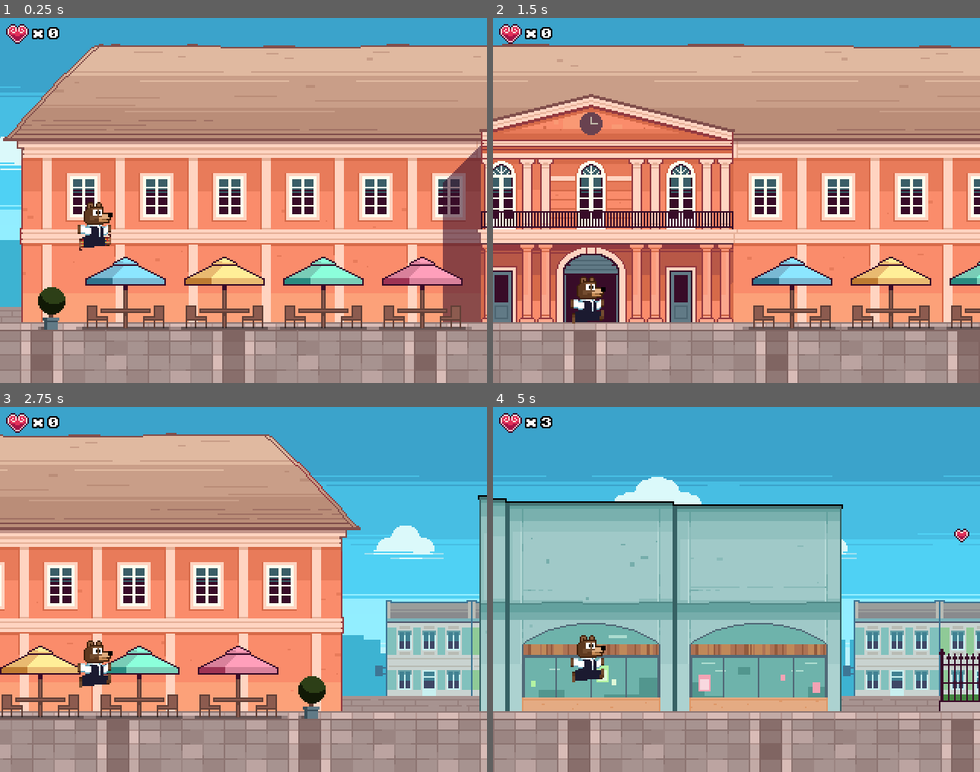
Above: before the commit, frames 1-4 (two rows, left to right).
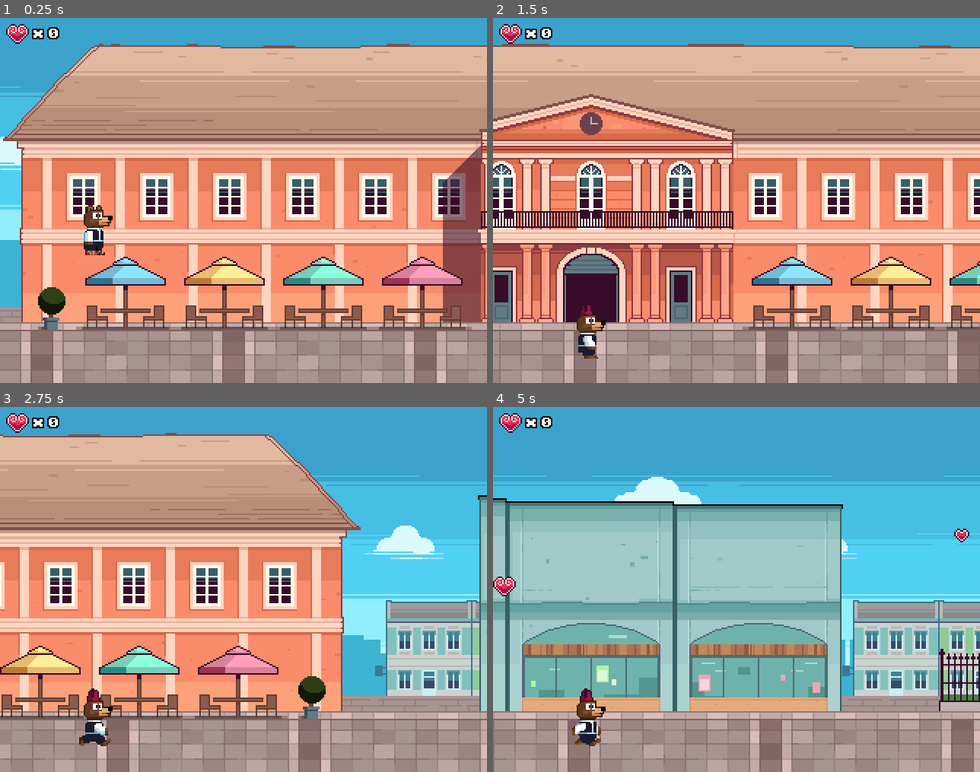
Above: after the commit, the same moments.

Repository: nikolawhallon/SomborSprint
Game: Godot game, scene res://Scenes/Game.tscn
The game is run twice, just before and just after one commit, with the same random seed, the same clock (stepped at 60 frames per second) and the same inputs.
Inputs:
- Up to frame 1 (0.25 s): no input
- Up to frame 2 (1.5 s): hold Space 0.53-1.28 s; hold D from 0.53 s (still down); tap Space at 1.35 s
- Up to frame 3 (2.75 s): tap Space at 1.52, 1.82 s; release D at 2.03 s; hold A from 2.03 s (still down); hold Space from 2.03 s (still down)
- Up to frame 4 (5 s): release A at 2.78 s; release Space at 2.78 s; hold D 2.78-4.28 s; tap Space at 2.85, 3.02, 3.32, 4.35, 4.52, 4.82 s; hold Space 3.53-4.28 s; hold A from 4.28 s (still down)

The runs differ from the first frame. In frame 1, 0.5% of the frame differs, in the area x 15-24%, y 50-65%; in frame 2, 1.1%; in frame 3, 1.3%; in frame 4, 2.2%, in the area x 0-100%, y 3-93%.

Commit message:
added fez animations and star licitars

Diff:
--- a/Scenes/Game.gd
+++ b/Scenes/Game.gd
@@ -23,12 +23,17 @@
 func _on_LicitarSpawnTimer_timeout():
 	var licitar
 	var probability = rng.randf()
-	if probability < 0.7:
+	if probability < 0.6:
 		licitar = load("res://Scenes/LicitarA.tscn").instance()
 	elif probability < 0.9:
 		licitar = load("res://Scenes/LicitarB.tscn").instance()
+	elif probability < 0.99:
+		licitar = load("res://Scenes/LicitarC.tscn").instance()
 	else:
-		licitar = load("res://Scenes/LicitarC.tscn").instance()
+		if score > 100:
+			licitar = load("res://Scenes/LicitarStar.tscn").instance()
+		else:
+			licitar = load("res://Scenes/LicitarC.tscn").instance()
 	licitar.position.x = $Player.position.x + 854
 	licitar.position.y = rng.randf_range(16, 240 - 16)
 	add_child(licitar)
--- a/Scenes/Licitar.gd
+++ b/Scenes/Licitar.gd
@@ -10,5 +10,7 @@
 		if self.is_in_group("LicitarB"):
 			body.collect_licitar(3)
 		if self.is_in_group("LicitarC"):
+			body.collect_licitar(5)
+		if self.is_in_group("LicitarStar"):
 			body.collect_licitar(10)
 		destroy()
--- /dev/null
+++ b/Scenes/LicitarStar.tscn
@@ -0,0 +1,34 @@
+[gd_scene load_steps=7 format=2]
+
+[ext_resource path="res://Assets/star_b.png" type="Texture" id=1]
+[ext_resource path="res://Assets/star_a.png" type="Texture" id=2]
+[ext_resource path="res://Scenes/Licitar.gd" type="Script" id=3]
+[ext_resource path="res://Scenes/LicitarStarSprites.gd" type="Script" id=4]
+[ext_resource path="res://Assets/star_c.png" type="Texture" id=5]
+
+[sub_resource type="CircleShape2D" id=1]
+
+[node name="LicitarStar" type="Area2D" groups=["LicitarStar"]]
+script = ExtResource( 3 )
+
+[node name="LicitarStarSprites" type="Node2D" parent="."]
+script = ExtResource( 4 )
+
+[node name="StarA" type="Sprite" parent="LicitarStarSprites"]
+visible = false
+position = Vector2( 0.5, 0 )
+texture = ExtResource( 2 )
+
+[node name="StarB" type="Sprite" parent="LicitarStarSprites"]
+visible = false
+position = Vector2( 0.5, 0 )
+texture = ExtResource( 1 )
+
+[node name="StarC" type="Sprite" parent="LicitarStarSprites"]
+texture = ExtResource( 5 )
+
+[node name="CollisionShape2D" type="CollisionShape2D" parent="."]
+position = Vector2( 0, 1 )
+shape = SubResource( 1 )
+
+[connection signal="body_entered" from="." to="." method="_on_Licitar_body_entered"]
--- /dev/null
+++ b/Scenes/LicitarStarSprites.gd
@@ -0,0 +1,13 @@
+extends Node2D
+
+var rng = RandomNumberGenerator.new()
+
+func _ready():
+	rng.randomize()
+
+	var probability = rng.randf()
+	if probability < 1.0:
+		$StarA.visible = false
+		$StarB.visible = false
+		$StarC.visible = true
+	# we could use the other star variants if desired as well
--- a/Scenes/Player.gd
+++ b/Scenes/Player.gd
@@ -6,27 +6,35 @@
 export var gravity = 10
 export var run_speed = 200
 export var run_speed_delta = 100
-export var jump_speed = 300
+export var jump_speed = 325
 var velocity = Vector2(run_speed, 0)
 var direction = Vector2(1, 0)
 var just_jumped = false
+var double_jumping = false
 
+var has_fez = true
 var has_opanci = false
 var yugos_destroyed = 0
 
 func set_animation(action):
 	if action == "jump":
-		if has_opanci:
+		if has_fez:
+			$AnimatedSprite.animation = "jump_fez"
+		elif has_opanci:
 			$AnimatedSprite.animation = "jump_opanci"
 		else:
 			$AnimatedSprite.animation = "jump"
 	if action == "run":
-		if has_opanci:
+		if has_fez:
+			$AnimatedSprite.animation = "run_fez"
+		elif has_opanci:
 			$AnimatedSprite.animation = "run_opanci"
 		else:
 			$AnimatedSprite.animation = "run"
 	if action == "idle":
-		if has_opanci:
+		if has_fez:
+			$AnimatedSprite.animation = "idle_fez"
+		elif has_opanci:
 			$AnimatedSprite.animation = "idle_opanci"
 		else:
 			$AnimatedSprite.animation = "idle"
@@ -36,13 +44,16 @@
 		has_opanci = false
 		yugos_destroyed = 0
 
-	if !is_on_floor():
-		velocity.y += gravity
+	velocity.y += gravity
 
-	if Input.is_key_pressed(KEY_SPACE):
+	if Input.is_action_just_pressed("jump"):
 		if is_on_floor():
 			velocity.y -= jump_speed
 			set_animation("jump")
+		elif has_fez and !double_jumping:
+			velocity.y = -jump_speed
+			set_animation("jump")
+			double_jumping = true
 
 	if Input.is_key_pressed(KEY_A):
 		velocity.x = run_speed - run_speed_delta
@@ -60,6 +71,7 @@
 	velocity = move_and_slide(velocity, Vector2.UP)
 
 	if is_on_floor():
+		double_jumping = false
 		if velocity.x > 0:
 			set_animation("run")
 		if velocity.x == 0:
--- a/Scenes/Player.tscn
+++ b/Scenes/Player.tscn
@@ -17,6 +17,15 @@
 [ext_resource path="res://Assets/Player/player_opanci_run_4.png" type="Texture" id=15]
 [ext_resource path="res://Assets/Player/player_opanci_idle_0.png" type="Texture" id=16]
 [ext_resource path="res://Assets/Player/player_opanci_run_3.png" type="Texture" id=17]
+[ext_resource path="res://Assets/Player/player_fez_jump_0.png" type="Texture" id=18]
+[ext_resource path="res://Assets/Player/player_fez_jump_1.png" type="Texture" id=19]
+[ext_resource path="res://Assets/Player/player_fez_run_1.png" type="Texture" id=20]
+[ext_resource path="res://Assets/Player/player_fez_run_0.png" type="Texture" id=21]
+[ext_resource path="res://Assets/Player/player_fez_run_3.png" type="Texture" id=22]
+[ext_resource path="res://Assets/Player/player_fez_run_4.png" type="Texture" id=23]
+[ext_resource path="res://Assets/Player/player_fez_run_2.png" type="Texture" id=24]
+[ext_resource path="res://Assets/Player/player_fez_run_5.png" type="Texture" id=25]
+[ext_resource path="res://Assets/Player/player_fez_idle_0.png" type="Texture" id=26]
 
 [sub_resource type="RectangleShape2D" id=1]
 extents = Vector2( 10, 16 )
@@ -26,6 +35,11 @@
 "frames": [ ExtResource( 1 ) ],
 "loop": true,
 "name": "idle",
+"speed": 5.0
+}, {
+"frames": [ ExtResource( 26 ) ],
+"loop": true,
+"name": "idle_fez",
 "speed": 5.0
 }, {
 "frames": [ ExtResource( 16 ) ],
@@ -38,6 +52,11 @@
 "name": "jump",
 "speed": 5.0
 }, {
+"frames": [ ExtResource( 18 ), ExtResource( 19 ) ],
+"loop": true,
+"name": "jump_fez",
+"speed": 15.0
+}, {
 "frames": [ ExtResource( 11 ) ],
 "loop": true,
 "name": "jump_opanci",
@@ -46,6 +65,11 @@
 "frames": [ ExtResource( 6 ), ExtResource( 7 ), ExtResource( 4 ), ExtResource( 9 ), ExtResource( 8 ), ExtResource( 3 ) ],
 "loop": true,
 "name": "run",
+"speed": 15.0
+}, {
+"frames": [ ExtResource( 21 ), ExtResource( 20 ), ExtResource( 24 ), ExtResource( 22 ), ExtResource( 23 ), ExtResource( 25 ) ],
+"loop": true,
+"name": "run_fez",
 "speed": 15.0
 }, {
 "frames": [ ExtResource( 14 ), ExtResource( 12 ), ExtResource( 13 ), ExtResource( 17 ), ExtResource( 15 ), ExtResource( 10 ) ],
@@ -69,7 +93,7 @@
 [node name="AnimatedSprite" type="AnimatedSprite" parent="."]
 position = Vector2( -2, -4 )
 frames = SubResource( 2 )
-animation = "jump_opanci"
+animation = "idle_opanci"
 playing = true
 
 [node name="DamageTimer" type="Timer" parent="."]
Binary file added: Assets/Player/player_fez_idle_0.png
Not shown, added: Assets/Player/player_fez_idle_0.png.import
Binary file added: Assets/Player/player_fez_jump_0.png
Not shown, added: Assets/Player/player_fez_jump_0.png.import
Binary file added: Assets/Player/player_fez_jump_1.png
Not shown, added: Assets/Player/player_fez_jump_1.png.import
Binary file added: Assets/Player/player_fez_run_0.png
Not shown, added: Assets/Player/player_fez_run_0.png.import
Binary file added: Assets/Player/player_fez_run_1.png
Not shown, added: Assets/Player/player_fez_run_1.png.import
Binary file added: Assets/Player/player_fez_run_2.png
Not shown, added: Assets/Player/player_fez_run_2.png.import
(and 15 more such lines)
